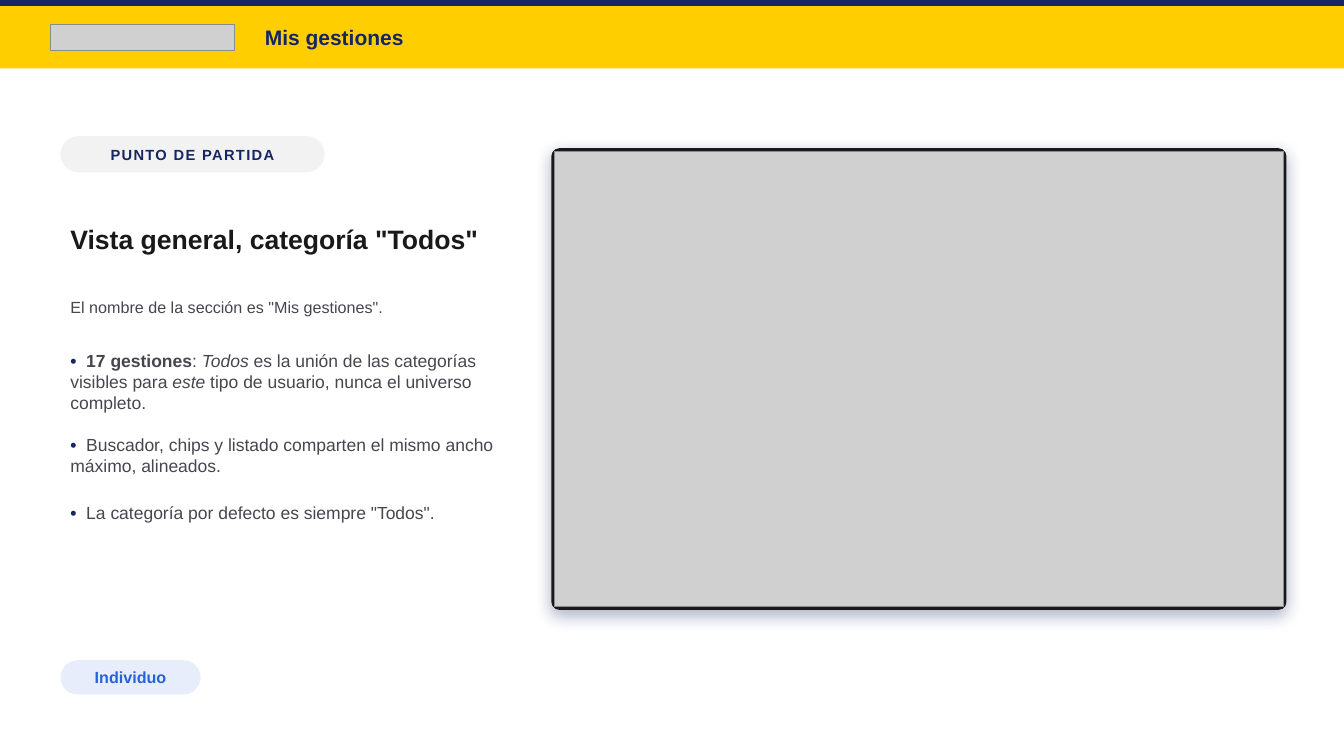
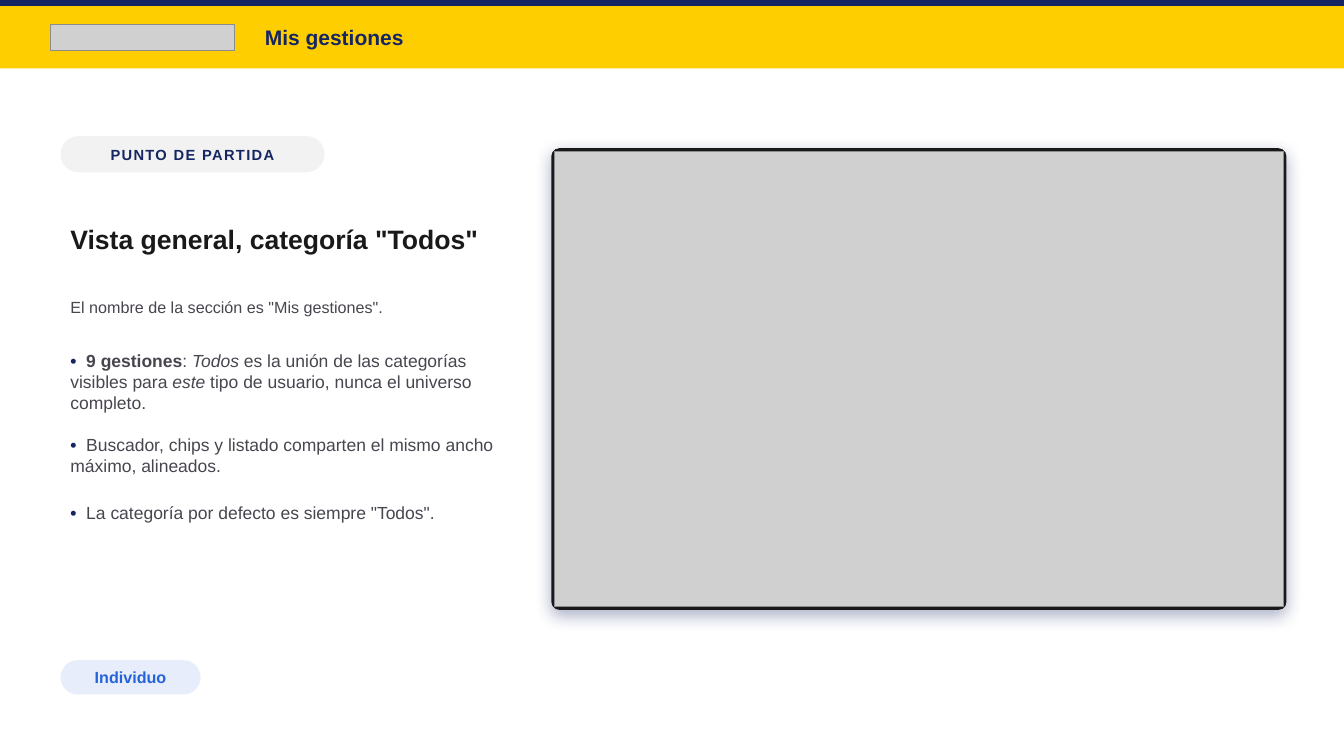
Before and after one commit to Marcolof/consultas-correo, a slide deck: slide 5 of hub/presentaciones/presentacion-v1.pptx. Drawn at 1344x756 pixels with LibreOffice and Linux fonts; fonts in the diff are those of the drawing; grey boxes stand for pictures. Boxes give left, top, right and bottom in pixels: in the first picture for what was removed or moved away, otherwise in the second. Text is boxed around its words. In the diff, an @@ line names an element or a change of style, - is before the commit and + after.

```diff
--- a/hub/presentaciones/presentacion-v1.pptx
+++ b/hub/presentaciones/presentacion-v1.pptx
@@ text at box(70, 354, 494, 523): text changed @@
-• 17 gestiones: Todos es la unión de las categorías visibles para este tipo de usuario, nunca el universo completo.
-• Buscador, chips y listado comparten el mismo ancho máximo, alineados.
-• La categoría por defecto es siempre "Todos".
+• 9 gestiones: Todos es la unión de las categorías visibles para este tipo de usuario, nunca el universo completo.
+• Buscador, chips y listado comparten el mismo ancho máximo, alineados.
+• La categoría por defecto es siempre "Todos".
```
Also in this commit, not shown: 4 other slides changed, 8 other files.
